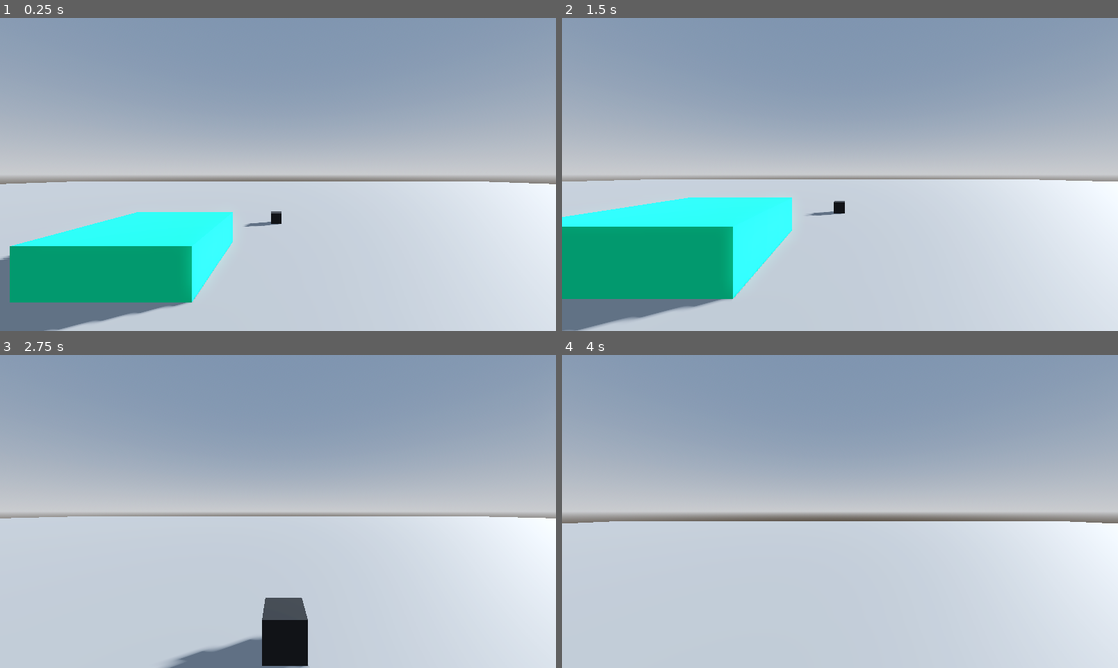
Above: before the commit, frames 1-4 (two rows, left to right).
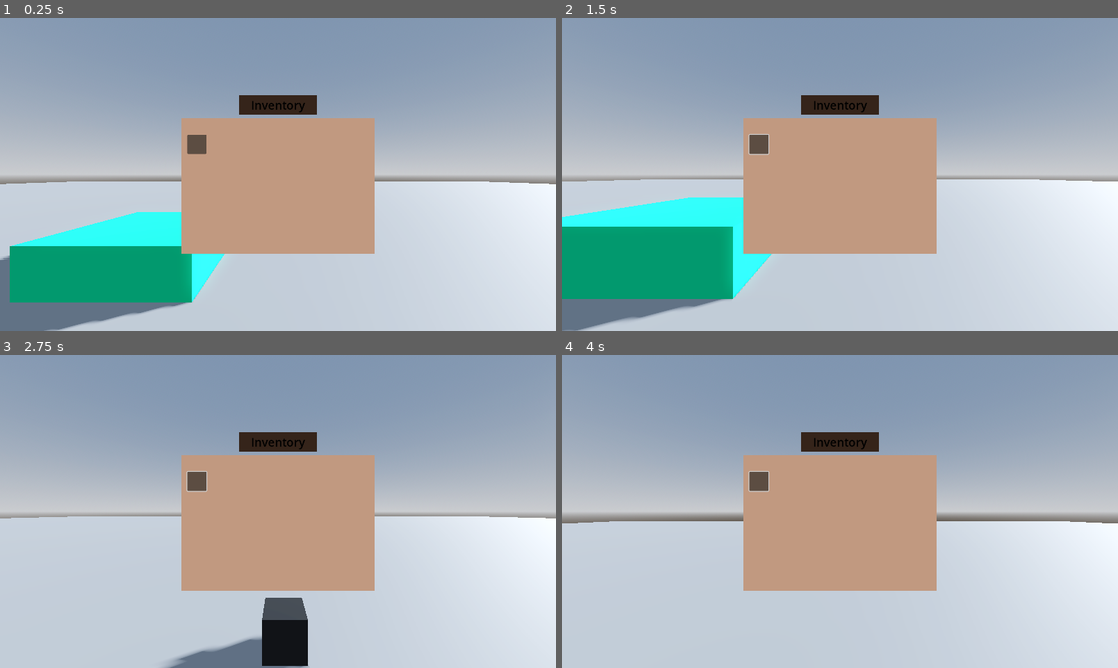
Above: after the commit, the same moments.

Repository: THEJR99/the-basics
Game: Godot game, scene res://main.tscn
Two runs of this game, one before a commit and one after it. Both use one fixed random seed, a clock stepped at 60 frames per second and the inputs below.
Inputs (mouse positions are in pixels of both pictures, inside the frame that each line leads up to):
- Up to frame 1 (0.25 s): no input
- Up to frame 2 (1.5 s): click (756, 143) at 0.52 s; tap Enter at 1.25 s; move the mouse to (867, 174) at 1.27 s; hold W (up) from 1.28 s (still down); tap E (interact) at 1.35 s
- Up to frame 3 (2.75 s): keep holding W (up); tap Space (jump) at 1.52, 2.27 s; move the mouse to (250, 511) at 2.02 s; tap Shift (sprint) at 2.1 s
- Up to frame 4 (4 s): keep holding W (up); move the mouse to (851, 505) at 2.77 s; tap E (interact) at 2.85 s; tap Space (jump) at 3.5, 3.77 s; move the mouse to (834, 517) at 3.52 s; tap Shift (sprint) at 3.6 s

The runs differ from the first frame. In frame 1, 16% of the frame differs, in the area x 32-68%, y 24-76%; in frame 2, 16%; in frame 3, 16%; in frame 4, 16%.

Commit message:
Working on Inventory UI

Diff:
--- a/main.tscn
+++ b/main.tscn
@@ -96,15 +96,80 @@
 item_data = SubResource("Resource_5vw27")
 metadata/pickable = true
 
-[node name="Control" type="Control" parent="."]
+[node name="InventoryUI" type="Control" parent="."]
 layout_mode = 3
-anchors_preset = 0
-offset_right = 40.0
-offset_bottom = 40.0
+anchors_preset = 15
+anchor_right = 1.0
+anchor_bottom = 1.0
+grow_horizontal = 2
+grow_vertical = 2
 
-[node name="GridContainer" type="GridContainer" parent="Control"]
+[node name="VBoxContainer" type="VBoxContainer" parent="InventoryUI"]
 layout_mode = 0
-offset_left = 249.0
-offset_top = 175.0
-offset_right = 1120.0
-offset_bottom = 661.0
+offset_right = 1440.0
+offset_bottom = 810.0
+theme_override_constants/separation = 10
+alignment = 1
+
+[node name="MarginContainer" type="MarginContainer" parent="InventoryUI/VBoxContainer"]
+layout_mode = 2
+size_flags_horizontal = 4
+size_flags_vertical = 4
+
+[node name="ColorRect" type="ColorRect" parent="InventoryUI/VBoxContainer/MarginContainer"]
+custom_minimum_size = Vector2(200, 50)
+layout_mode = 2
+color = Color(0.20748147, 0.14230138, 0.10080435, 1)
+
+[node name="Label" type="Label" parent="InventoryUI/VBoxContainer/MarginContainer/ColorRect"]
+layout_mode = 1
+anchors_preset = 15
+anchor_right = 1.0
+anchor_bottom = 1.0
+grow_horizontal = 2
+grow_vertical = 2
+theme_override_colors/font_color = Color(0, 0, 0, 1)
+theme_override_colors/font_shadow_color = Color(0, 0, 0, 0)
+theme_override_colors/font_outline_color = Color(1, 1, 1, 1)
+theme_override_font_sizes/font_size = 30
+text = "Inventory"
+horizontal_alignment = 1
+vertical_alignment = 1
+
+[node name="BackgroundContainer" type="MarginContainer" parent="InventoryUI/VBoxContainer"]
+layout_mode = 2
+size_flags_horizontal = 4
+size_flags_vertical = 4
+
+[node name="BackgroundColor" type="ColorRect" parent="InventoryUI/VBoxContainer/BackgroundContainer"]
+custom_minimum_size = Vector2(500, 350)
+layout_mode = 2
+color = Color(0.7569465, 0.6012072, 0.50033396, 1)
+
+[node name="InventoryPadding" type="MarginContainer" parent="InventoryUI/VBoxContainer/BackgroundContainer"]
+custom_minimum_size = Vector2(500, 350)
+layout_mode = 2
+size_flags_horizontal = 4
+size_flags_vertical = 4
+theme_override_constants/margin_left = 15
+theme_override_constants/margin_top = 15
+theme_override_constants/margin_right = 15
+theme_override_constants/margin_bottom = 15
+
+[node name="InventoryGrid" type="GridContainer" parent="InventoryUI/VBoxContainer/BackgroundContainer/InventoryPadding"]
+layout_direction = 2
+layout_mode = 2
+theme_override_constants/h_separation = 10
+columns = 8
+
+[node name="VBoxContainer" type="VBoxContainer" parent="InventoryUI/VBoxContainer/BackgroundContainer/InventoryPadding/InventoryGrid"]
+custom_minimum_size = Vector2(50, 50)
+layout_mode = 2
+theme_override_constants/separation = 4
+
+[node name="Label" type="Label" parent="InventoryUI/VBoxContainer/BackgroundContainer/InventoryPadding/InventoryGrid/VBoxContainer"]
+layout_mode = 2
+
+[node name="Button" type="Button" parent="InventoryUI/VBoxContainer/BackgroundContainer/InventoryPadding/InventoryGrid/VBoxContainer"]
+custom_minimum_size = Vector2(50, 50)
+layout_mode = 2
Not shown, added: assets/grey_rock_icon.png.import
